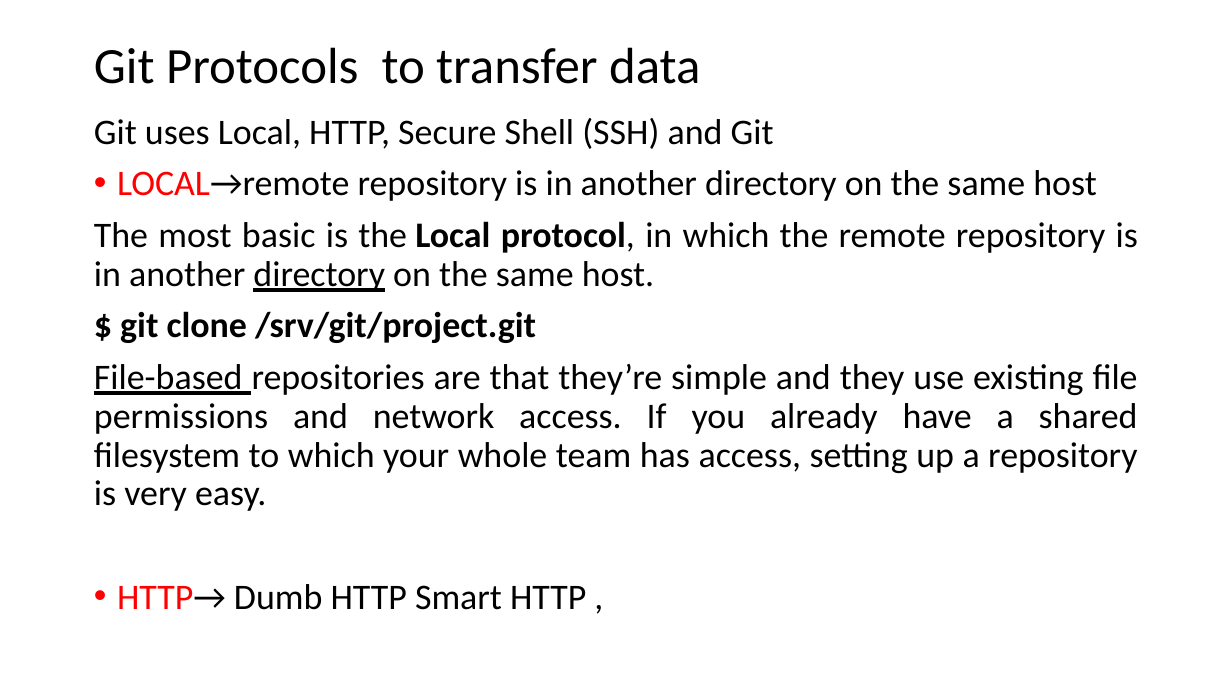
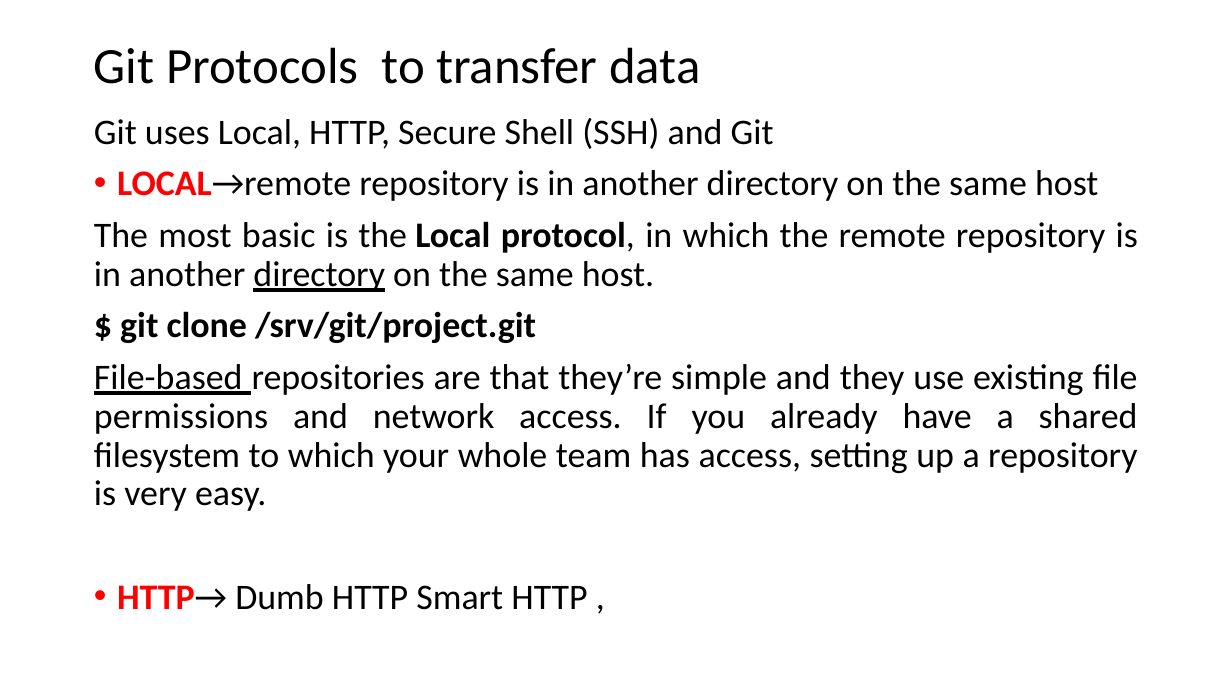
Before and after one commit to mhgulen/Dosyalar, a slide deck: slide 16 of Version Control Protocols.pptx. Drawn at 1232x693 pixels with LibreOffice and Linux fonts; fonts in the diff are those of the drawing. Boxes give left, top, right and bottom in pixels: in the first picture for what was removed or moved away, otherwise in the second. Text is boxed around its words. In the diff, an @@ line names an element or a change of style, - is before the commit and + after.

```diff
--- a/Version Control Protocols.pptx
+++ b/Version Control Protocols.pptx
@@ text at (117, 170, 1098, 610): bold on in "LOCAL→remote", "HTTP→" @@
```
Also in this commit, not shown: 9 other slides changed, 1 slide removed.
